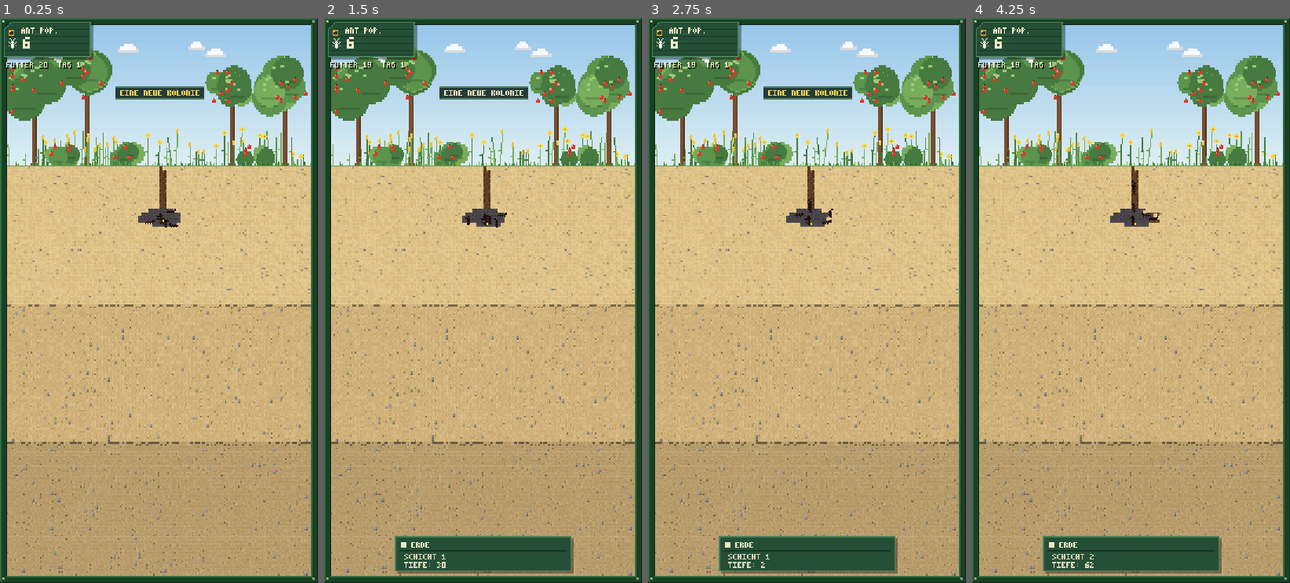
Above: before the commit, frames 1-4 (left to right).
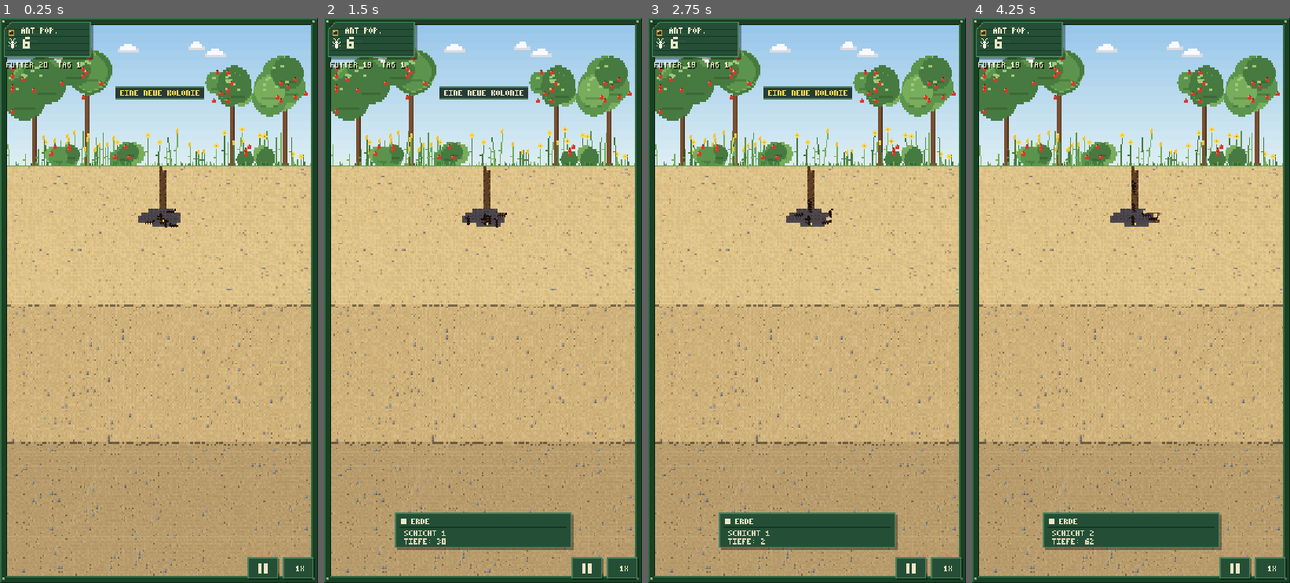
Above: after the commit, the same moments.

Repository: doggooffiziell-coder/Claude
Game: Godot game, scene res://scenes/Main.tscn
The game is run twice, just before and just after one commit, with the same random seed, the same clock (stepped at 60 frames per second) and the same inputs.
Inputs (mouse positions are in pixels of both pictures, inside the frame that each line leads up to):
- Up to frame 1 (0.25 s): no input
- Up to frame 2 (1.5 s): move the mouse to (552, 272) at 0.52 s; click (552, 272) at 0.67 s; drag from (419, 328) to (467, 413) at 1.27 s
- Up to frame 3 (2.75 s): move the mouse to (838, 176) at 2.02 s; click (838, 176) at 2.17 s
- Up to frame 4 (4.25 s): drag from (1115, 413) to (1035, 215) at 2.77 s; move the mouse to (1226, 385) at 3.52 s; click (1226, 385) at 3.67 s

The runs differ from the first frame. In frame 1, 0.8% of the frame differs, in the area x 2-100%, y 4-100%; in frame 2, 6.0%; in frame 3, 5.9%; in frame 4, 6.1%.

Commit message:
Optimize Ant Pop for phones
One-finger pan, double-tap zoom, pause and speed buttons sized for thumbs,
HUD clear of notch and home bar, haptic tap feedback, 60 FPS cap, hidden
iOS status bar, paused processing in the background, slower sky redraw.

Co-Authored-By: Claude Opus 5.5 <noreply@anthropic.com>
Claude-Session: https://claude.ai/code/session_01GPEj4XQLhgzQWoenXzvwPF

Diff:
--- a/ameisen/project.godot
+++ b/ameisen/project.godot
@@ -10,6 +10,8 @@
 run/main_scene="res://scenes/Main.tscn"
 config/features=PackedStringArray("4.4", "GL Compatibility")
 config/icon="res://icon.svg"
+run/max_fps=60
+run/low_processor_mode=false
 
 [display]
 
@@ -20,6 +22,10 @@
 window/stretch/mode="viewport"
 window/stretch/aspect="expand"
 window/handheld/orientation=1
+window/ios/hide_home_indicator=true
+window/ios/hide_status_bar=true
+window/ios/suppress_ui_gesture=true
+window/energy_saving/keep_screen_on=true
 
 [input_devices]
 
--- a/ameisen/scripts/CameraController.gd
+++ b/ameisen/scripts/CameraController.gd
@@ -1,12 +1,15 @@
 extends Camera2D
 ## Zoomen und Verschieben: zwei Finger auf Handy und Tablet, Mausrad und Rechtsklick am PC.
-## Ein kurzes Tippen oder ein Linksklick meldet die Weltposition über das Signal tapped.
+## Ein Finger verschiebt die Ansicht, Doppeltippen zoomt hinein oder heraus.
+## Ein kurzes Tippen oder ein Linksklick meldet Welt- und Bildschirmposition über tapped.
 
-signal tapped(world_pos: Vector2)
+signal tapped(world_pos: Vector2, screen_pos: Vector2)
 
 const MAX_ZOOM := 6.0
 const TAP_MOVE := 8.0
 const TAP_TIME := 450
+const DOUBLE_TAP := 320
+const DOUBLE_ZOOM := 3.0
 
 var _touches := {}
 var _pinch_dist := 0.0
@@ -17,6 +20,9 @@
 var _drag_mouse := false
 var _left_down := false
 var _left_start := Vector2.ZERO
+var _last_tap_time := -1000
+var _last_tap_pos := Vector2.ZERO
+var _zoom_tween: Tween
 
 
 func _ready() -> void:
@@ -100,7 +106,7 @@
 		_touches.erase(e.index)
 		if _tap_valid and _touches.is_empty() and e.position.distance_to(_tap_start) < TAP_MOVE \
 				and Time.get_ticks_msec() - _tap_time < TAP_TIME:
-			tapped.emit(screen_to_world(e.position))
+			_on_tap(e.position)
 		_tap_valid = false
 		if _touches.size() >= 2:
 			_start_pinch()
@@ -112,6 +118,30 @@
 		_tap_valid = false
 	if _touches.size() >= 2:
 		_update_pinch()
+	elif not _tap_valid:
+		# ein Finger verschiebt die Ansicht
+		position -= e.relative / zoom.x
+		_clamp()
+
+
+func _on_tap(p: Vector2) -> void:
+	var now := Time.get_ticks_msec()
+	if now - _last_tap_time < DOUBLE_TAP and p.distance_to(_last_tap_pos) < TAP_MOVE * 2.0:
+		_last_tap_time = -1000
+		var target := DOUBLE_ZOOM if zoom.x < DOUBLE_ZOOM * 0.8 else _min_zoom()
+		_animate_zoom(target, p)
+		return
+	_last_tap_time = now
+	_last_tap_pos = p
+	tapped.emit(screen_to_world(p), p)
+
+
+func _animate_zoom(target: float, screen_p: Vector2) -> void:
+	if _zoom_tween:
+		_zoom_tween.kill()
+	_zoom_tween = create_tween()
+	_zoom_tween.tween_method(func(z: float): _set_zoom_at(z, screen_p), zoom.x, target, 0.22) \
+		.set_trans(Tween.TRANS_QUAD).set_ease(Tween.EASE_OUT)
 
 
 func _two_points() -> Array:
@@ -160,4 +190,4 @@
 			elif _left_down:
 				_left_down = false
 				if e.position.distance_to(_left_start) < TAP_MOVE:
-					tapped.emit(screen_to_world(e.position))
+					_on_tap(e.position)
--- a/ameisen/scripts/HUD.gd
+++ b/ameisen/scripts/HUD.gd
@@ -27,6 +27,9 @@
 var _banner_t := 0.0
 var _redraw_t := 0.0
 var _blink := 0.0
+var _top := 0.0        # Abstand zur Notch oder Statusleiste
+var _bottom := 0.0     # Abstand zum Home-Balken
+var _buttons: Array = []   # [Rect2, Aktion]
 
 @onready var canvas: Control = $Canvas
 
@@ -35,6 +38,35 @@
 	main = m
 	canvas.mouse_filter = Control.MOUSE_FILTER_IGNORE
 	canvas.draw.connect(_draw_hud)
+
+
+## Ränder für Notch und Home-Balken in Viewport-Pixeln.
+func _update_safe_area() -> void:
+	_top = 0.0
+	_bottom = 0.0
+	if not OS.has_feature("mobile"):
+		return
+	var win := DisplayServer.window_get_size()
+	var safe := DisplayServer.get_display_safe_area()
+	if win.y <= 0:
+		return
+	var k := canvas.size.y / float(win.y)
+	_top = maxf(0.0, safe.position.y * k)
+	_bottom = maxf(0.0, (win.y - safe.end.y) * k)
+
+
+## Prüft, ob ein Tippen einen Knopf getroffen hat.
+func handle_tap(screen_pos: Vector2) -> bool:
+	for b in _buttons:
+		if b[0].grow(4).has_point(screen_pos):
+			match b[1]:
+				"pause":
+					main.paused = not main.paused
+				"speed":
+					main.speed = 1 if main.speed >= 4 else main.speed * 2
+			canvas.queue_redraw()
+			return true
+	return false
 
 
 func show_info(title: String, lines: Array, ch: int) -> void:
@@ -69,12 +101,14 @@
 func _draw_hud() -> void:
 	if main == null:
 		return
-	_draw_sign(Vector2(3, 3))
+	_update_safe_area()
+	_draw_sign(Vector2(3, 3 + _top))
 	var c = main.colony
 	var line := "FUTTER %d  TAG %d" % [int(c.food), main.events.day]
-	AntFont.draw_text_shadow(canvas, Vector2(5, 37), line, CREAM, Color(0, 0, 0, 0.6))
+	AntFont.draw_text_shadow(canvas, Vector2(5, 37 + _top), line, CREAM, Color(0, 0, 0, 0.6))
 	if c.starving and fmod(_blink, 1.0) < 0.6:
-		AntFont.draw_text_shadow(canvas, Vector2(5, 44), "HUNGER!", Color(1.0, 0.4, 0.3), Color(0, 0, 0, 0.6))
+		AntFont.draw_text_shadow(canvas, Vector2(5, 44 + _top), "HUNGER!", Color(1.0, 0.4, 0.3), Color(0, 0, 0, 0.6))
+	_draw_buttons()
 	if _banner_t > 0.0:
 		_draw_banner()
 	if _info_t > 0.0:
@@ -116,19 +150,19 @@
 func _draw_banner() -> void:
 	var vw := canvas.size.x
 	var tw := AntFont.text_width(_banner)
-	var r := Rect2(roundf(vw * 0.5 - tw * 0.5) - 4, 58, tw + 8, 11)
+	var r := Rect2(roundf(vw * 0.5 - tw * 0.5) - 4, 58 + _top, tw + 8, 11)
 	canvas.draw_rect(r, Color(0.05, 0.12, 0.08, 0.85))
 	canvas.draw_rect(Rect2(r.position, Vector2(r.size.x, 1)), BOARD_LIGHT)
 	canvas.draw_rect(Rect2(r.position + Vector2(0, r.size.y - 1), Vector2(r.size.x, 1)), BOARD_LIGHT)
 	var col := Color(1.0, 0.85, 0.35) if fmod(_blink, 0.8) < 0.5 else CREAM
-	AntFont.draw_text_centered(canvas, vw * 0.5, 61, _banner, col)
+	AntFont.draw_text_centered(canvas, vw * 0.5, 61 + _top, _banner, col)
 
 
 func _draw_info() -> void:
 	var vs := canvas.size
 	var w := 150.0
 	var h := 16.0 + _info_lines.size() * 7.0
-	var r := Rect2(roundf((vs.x - w) * 0.5), roundf(vs.y - h - 10.0), w, h)
+	var r := Rect2(roundf((vs.x - w) * 0.5), roundf(vs.y - h - 30.0 - _bottom), w, h)
 	canvas.draw_rect(Rect2(r.position + Vector2(2, 2), r.size), Color(0, 0, 0, 0.35))
 	canvas.draw_rect(r, BOARD_LIGHT)
 	canvas.draw_rect(r.grow(-1), BOARD)
@@ -138,3 +172,28 @@
 	canvas.draw_rect(Rect2(r.position.x + 4, r.position.y + 12, w - 8, 1), BOARD_DARK)
 	for k in _info_lines.size():
 		AntFont.draw_text(canvas, r.position + Vector2(8, 15 + k * 7), str(_info_lines[k]), CREAM.darkened(0.08))
+
+
+## Knöpfe unten rechts: Pause und Tempo. Groß genug für den Daumen.
+func _draw_buttons() -> void:
+	_buttons.clear()
+	var vs := canvas.size
+	var y := roundf(vs.y - 22.0 - _bottom)
+	var speed_r := Rect2(vs.x - 30.0, y, 26, 18)
+	var pause_r := Rect2(vs.x - 60.0, y, 26, 18)
+	for r in [pause_r, speed_r]:
+		canvas.draw_rect(Rect2(r.position + Vector2(1, 1), r.size), Color(0, 0, 0, 0.35))
+		canvas.draw_rect(r, BOARD_LIGHT)
+		canvas.draw_rect(r.grow(-1), BOARD)
+	if main.paused:
+		var p := pause_r.get_center()
+		canvas.draw_colored_polygon(PackedVector2Array([p + Vector2(-3, -5), p + Vector2(4, 0), p + Vector2(-3, 5)]), CREAM)
+	else:
+		var p2 := pause_r.get_center()
+		canvas.draw_rect(Rect2(p2 + Vector2(-4, -4), Vector2(3, 9)), CREAM)
+		canvas.draw_rect(Rect2(p2 + Vector2(1, -4), Vector2(3, 9)), CREAM)
+	AntFont.draw_text_centered(canvas, speed_r.get_center().x + 1, speed_r.position.y + 7, "%dX" % main.speed, CREAM)
+	_buttons.append([pause_r, "pause"])
+	_buttons.append([speed_r, "speed"])
+	if main.paused:
+		AntFont.draw_text_shadow(canvas, Vector2(vs.x - 60.0, y - 9), "PAUSE", CREAM, Color(0, 0, 0, 0.6))
--- a/ameisen/scripts/Main.gd
+++ b/ameisen/scripts/Main.gd
@@ -15,6 +15,8 @@
 @onready var day_night: CanvasModulate = $DayNight
 
 var _save_t := 0.0
+var paused := false
+var speed := 1
 var _dead_t := -1.0
 
 
@@ -47,11 +49,14 @@
 
 func _process(delta: float) -> void:
 	var dt := minf(delta, 0.05)
-	events.tick(dt)
-	colony.tick(dt)
-	ants.tick(dt)
-	world.tick(dt)
-	phero.tick(dt)
+	if not paused:
+		# bei 2x und 4x läuft die Simulation mehrmals pro Frame
+		for k in speed:
+			events.tick(dt)
+			colony.tick(dt)
+			ants.tick(dt)
+			world.tick(dt)
+			phero.tick(dt)
 	world.sky.tick(dt)
 	world.decor.tick(dt)
 	hud.tick(dt)
@@ -77,11 +82,20 @@
 	if what == NOTIFICATION_WM_CLOSE_REQUEST or what == NOTIFICATION_APPLICATION_PAUSED \
 			or what == NOTIFICATION_APPLICATION_FOCUS_OUT:
 		save_game()
+	# im Hintergrund nichts zeichnen, das spart Akku
+	if what == NOTIFICATION_APPLICATION_PAUSED:
+		get_tree().paused = true
+	elif what == NOTIFICATION_APPLICATION_RESUMED:
+		get_tree().paused = false
 
 
 # ---------------------------------------------------------------- Antippen
 
-func _on_tap(wp: Vector2) -> void:
+func _on_tap(wp: Vector2, sp: Vector2) -> void:
+	if hud.handle_tap(sp):
+		return
+	if OS.has_feature("mobile"):
+		Input.vibrate_handheld(12)
 	var x := floori(wp.x / World.T)
 	var y := floori(wp.y / World.T)
 	if not world.in_grid(x, y):
--- a/ameisen/scripts/Sky.gd
+++ b/ameisen/scripts/Sky.gd
@@ -57,7 +57,7 @@
 	_clock += dt
 	_redraw_t -= dt
 	if dirty or _redraw_t <= 0.0:
-		_redraw_t = 0.12
+		_redraw_t = 0.25
 		dirty = false
 		queue_redraw()
 
Not shown, changed: ameisen/README.md
